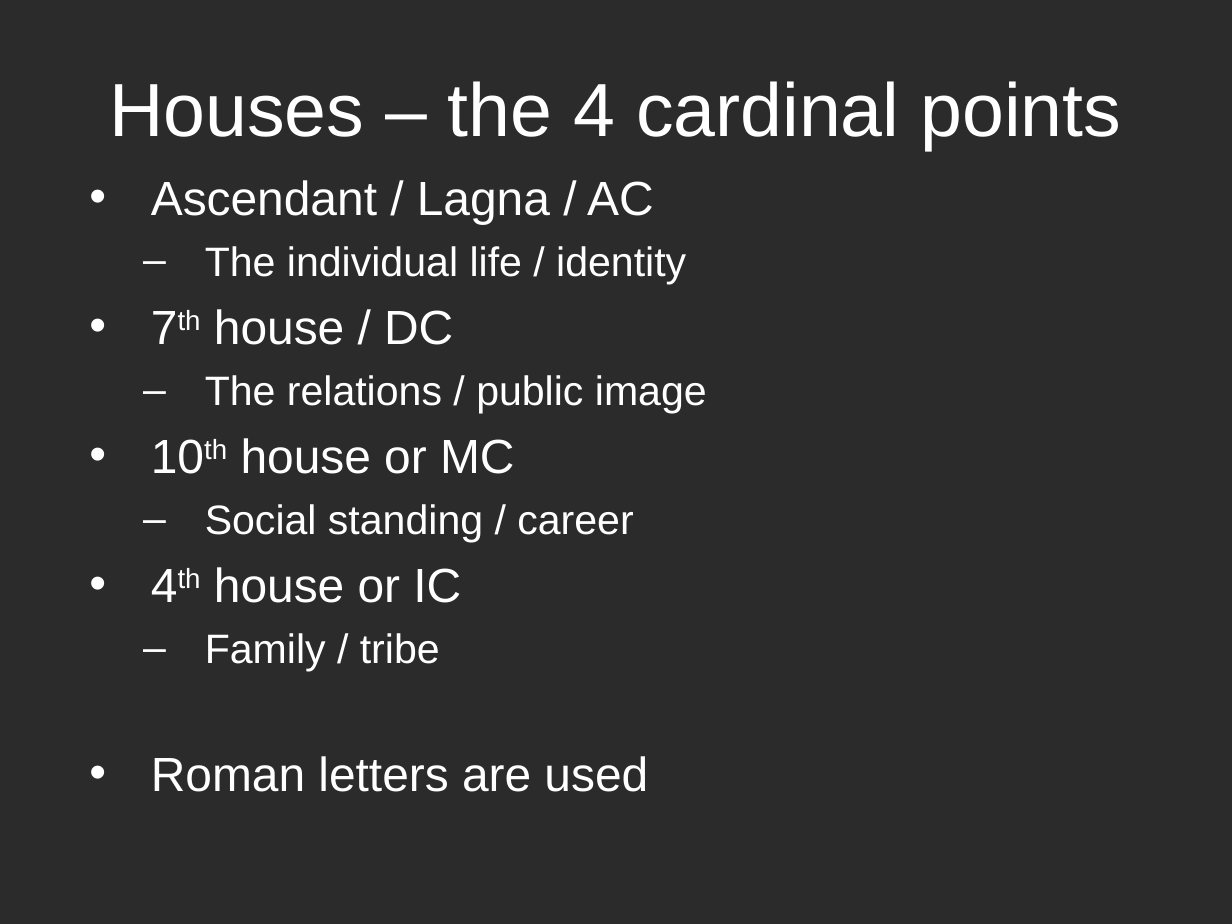
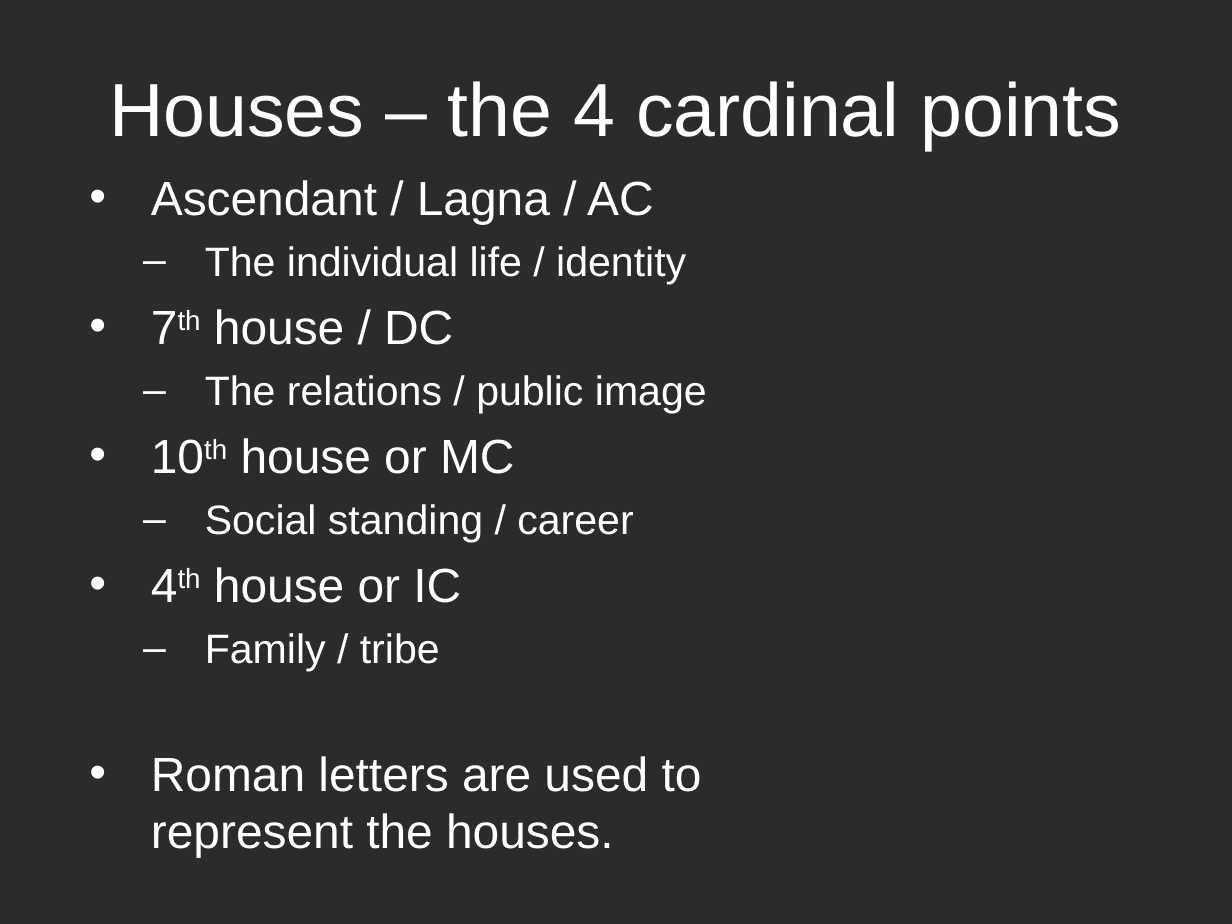
Before and after one commit to vadavalli/9th, a slide deck: slide 6 of downloads/Astro-class10.ppt (slide 5 before the commit). Drawn at 1232x924 pixels with LibreOffice and Linux fonts; fonts in the diff are those of the drawing; background and template pictures are left out; a plain dark background stands for a picture behind light text. Boxes give left, top, right and bottom in pixels: in the first picture for what was removed or moved away, otherwise in the second. Text is boxed around its words. In the diff, an @@ line names an element or a change of style, - is before the commit and + after.

```diff
--- a/downloads/Astro-class10.ppt
+++ b/downloads/Astro-class10.ppt
@@ text at [151,756,702,857]: text changed @@
-• Roman letters are used
+• Roman letters are used to represent the houses.
```
Also in this commit, not shown: 7 other slides changed, 1 slide added, 1 other file.
